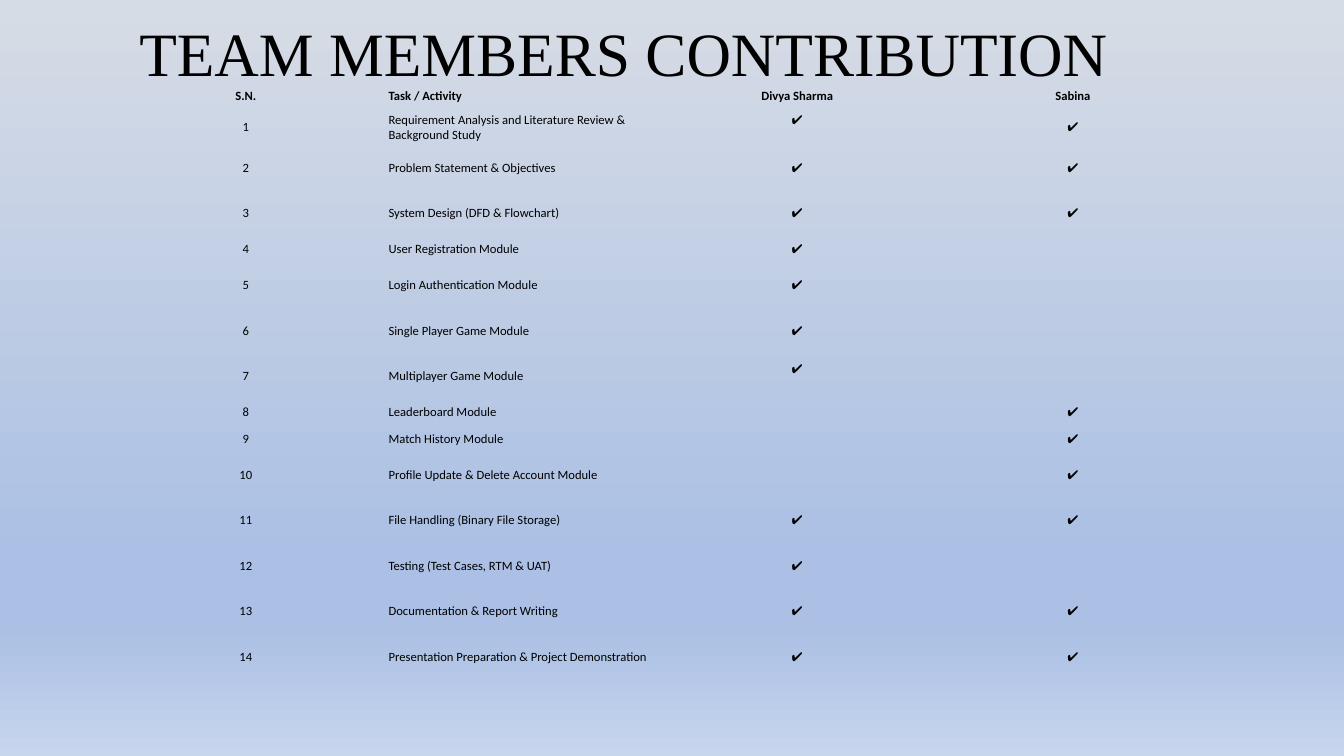
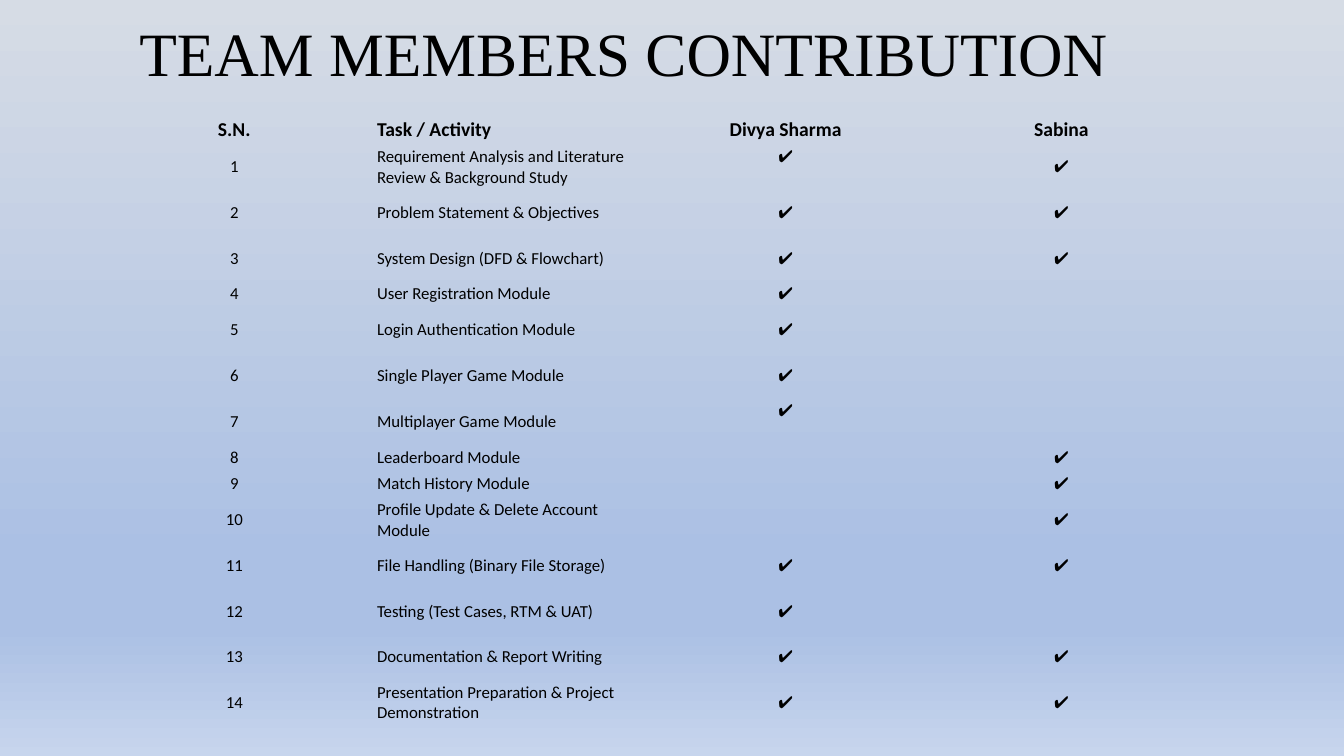
Before and after one commit to Bachelor-Of-Computer-Application/project-sd, a slide deck: slide 5 of 2nd sem final presentation.pptx. Drawn at 1344x756 pixels with LibreOffice and Linux fonts; fonts in the diff are those of the drawing. Boxes give left, top, right and bottom in pixels: in the first picture for what was removed or moved away, otherwise in the second. Text is boxed around its words. In the diff, an @@ line names an element or a change of style, - is before the commit and + after.

Commit message:
presentationn

```diff
--- a/2nd sem final presentation.pptx
+++ b/2nd sem final presentation.pptx
@@ table at [97,115,1202,724] @@
@@ size 9 to 14 pt in "S.N.", "Task / Activity", "Divya Sharma", "Sabina" @@
@@ size 9 to 12 pt @@
@@ table: place and size @@
-table at [108,84,1213,681]
+table at [97,115,1202,724]
```
